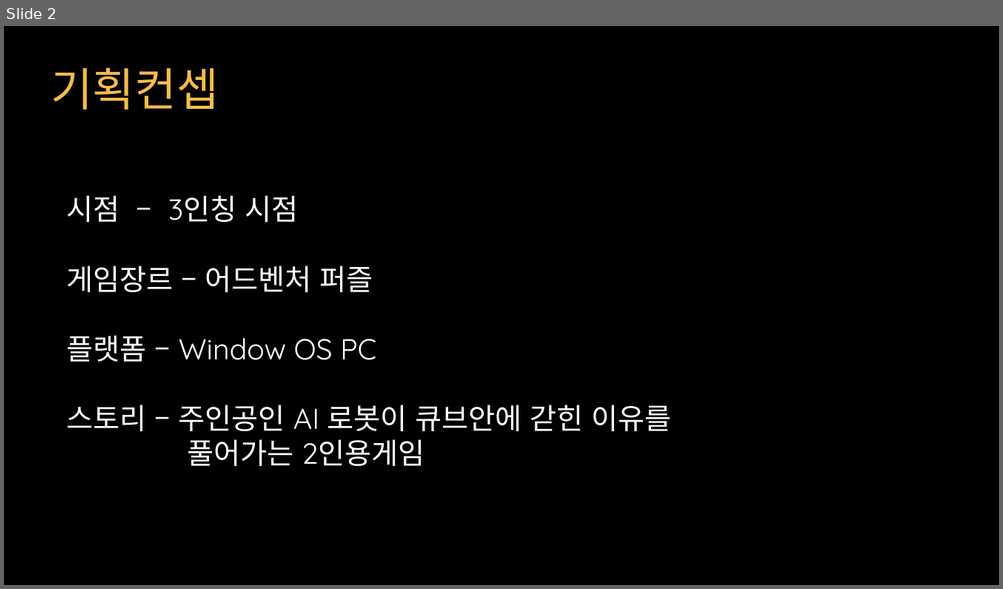
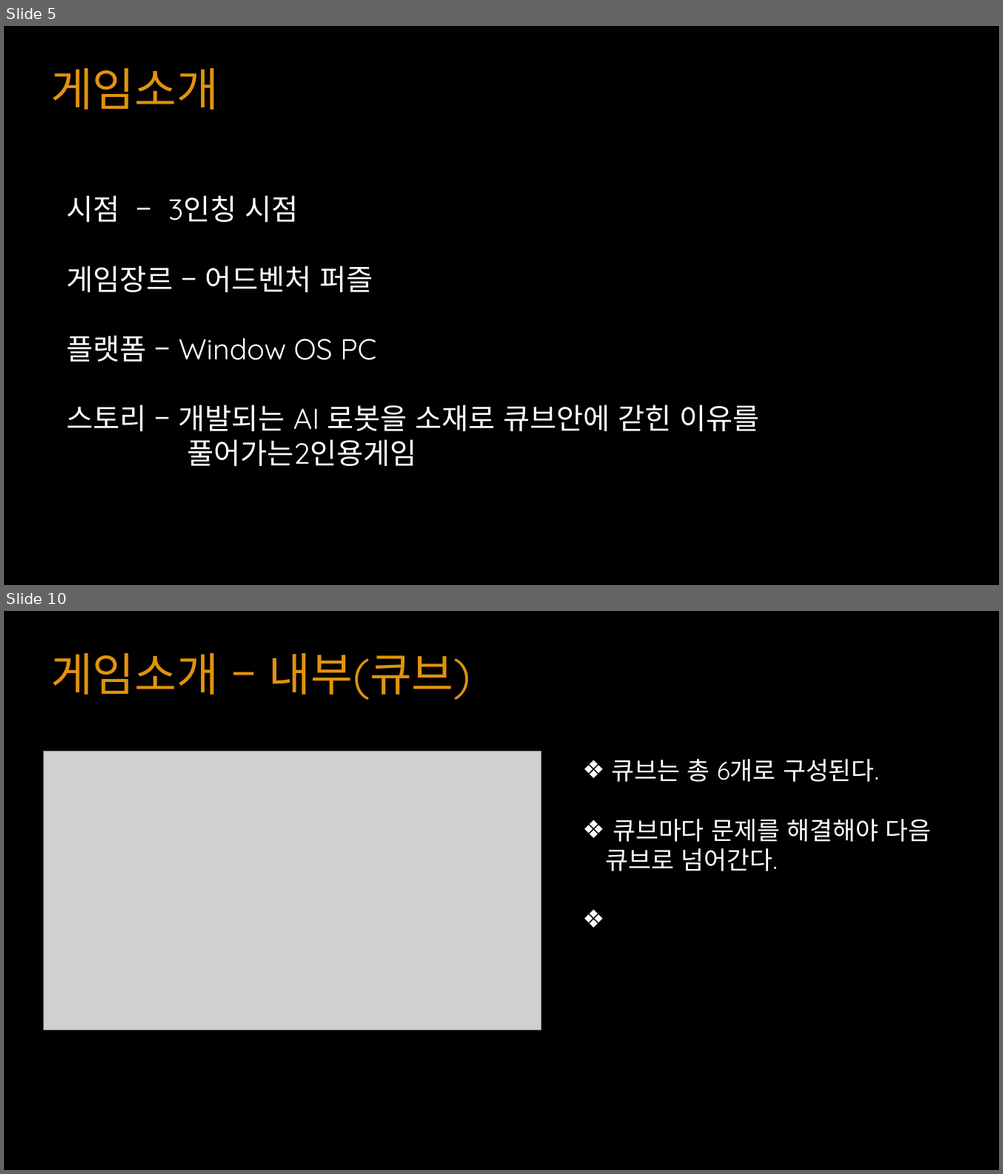
Before and after one commit to YKTeam/Room503, a slide deck: Document/Escape Cube(가제) ppt.pptx. Shown one above the other, each under a label of ours: slide 2 before the commit, slides 5 and 10 after it; the slides between them are not shown. The pictures are 1003x589 and 1003x1174 pixels, drawn with LibreOffice and Linux fonts; fonts in the diff are those of the drawing; grey boxes stand for pictures. Boxes give left, top, right and bottom in pixels: in the first picture for what was removed or moved away, otherwise in the second. Text is boxed around its words. In the diff, an @@ line names an element or a change of style, - is before the commit and + after.

```diff
--- a/Document/Escape Cube(가제) ppt.pptx
+++ b/Document/Escape Cube(가제) ppt.pptx
@@ slide 10 added at (x1=4, y1=611, x2=999, y2=1170), background #000000 @@
@@ text added at (x1=51, y1=653, x2=471, y2=700), 44 pt, text #E1930E @@
+게임소개 – 내부(큐브)
@@ picture added at (x1=43, y1=752, x2=541, y2=1030) @@
@@ text added at (x1=606, y1=759, x2=931, y2=871), 24 pt, text #FFFFFF @@
+❖ 큐브는 총 6개로 구성된다.
+❖ 큐브마다 문제를 해결해야 다음 큐브로 넘어간다.
@@ what was slide 2 is now slide 5 @@
@@ slide 5 changed as well @@
@@ text at (x1=51, y1=68, x2=219, y2=110): text changed; text colour #F5BC4B to #E1930E @@
-기획컨셉
+게임소개
@@ text at (x1=67, y1=405, x2=760, y2=466): text changed @@
-스토리 – 주인공인 AI 로봇이 큐브안에 갇힌 이유를
-풀어가는 2인용게임
+스토리 – 개발되는 AI 로봇을 소재로 큐브안에 갇힌 이유를
+풀어가는2인용게임
```
Also in this commit, not shown: 1 other slide changed, 10 other slides added, 2 slides removed.
